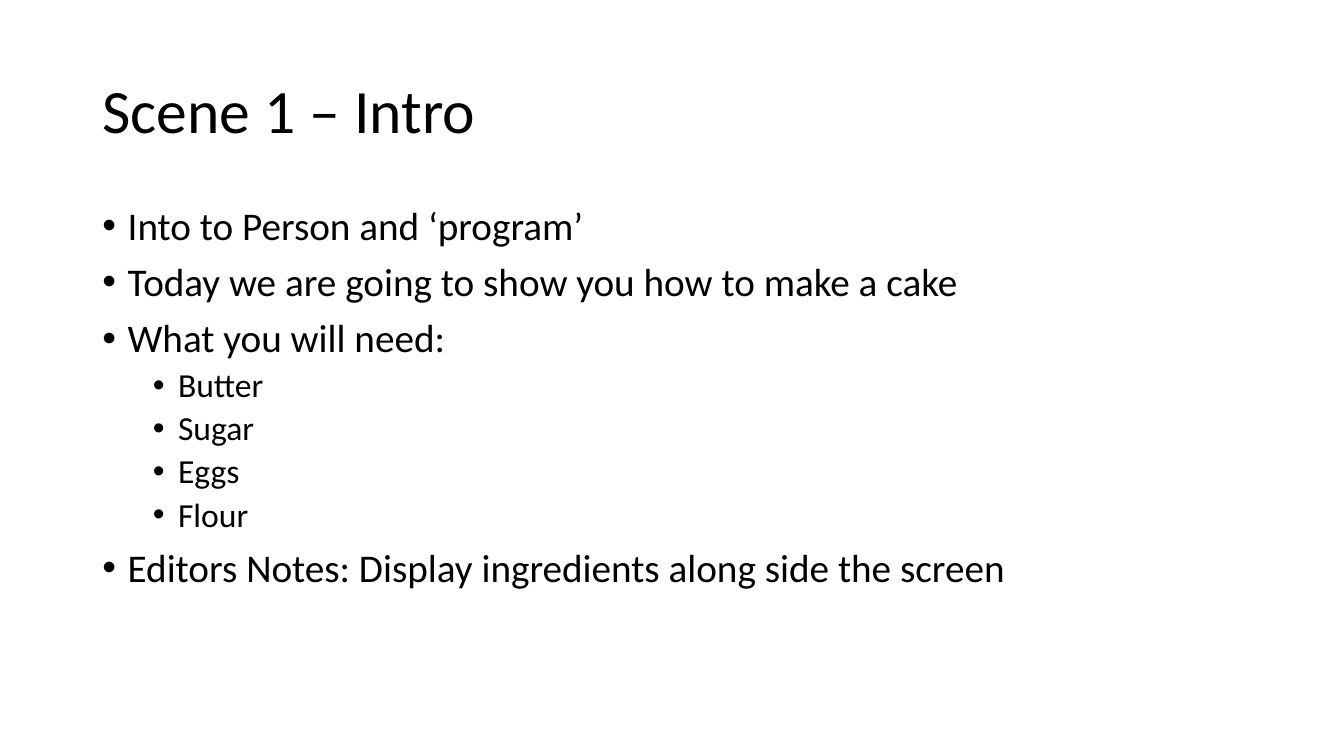
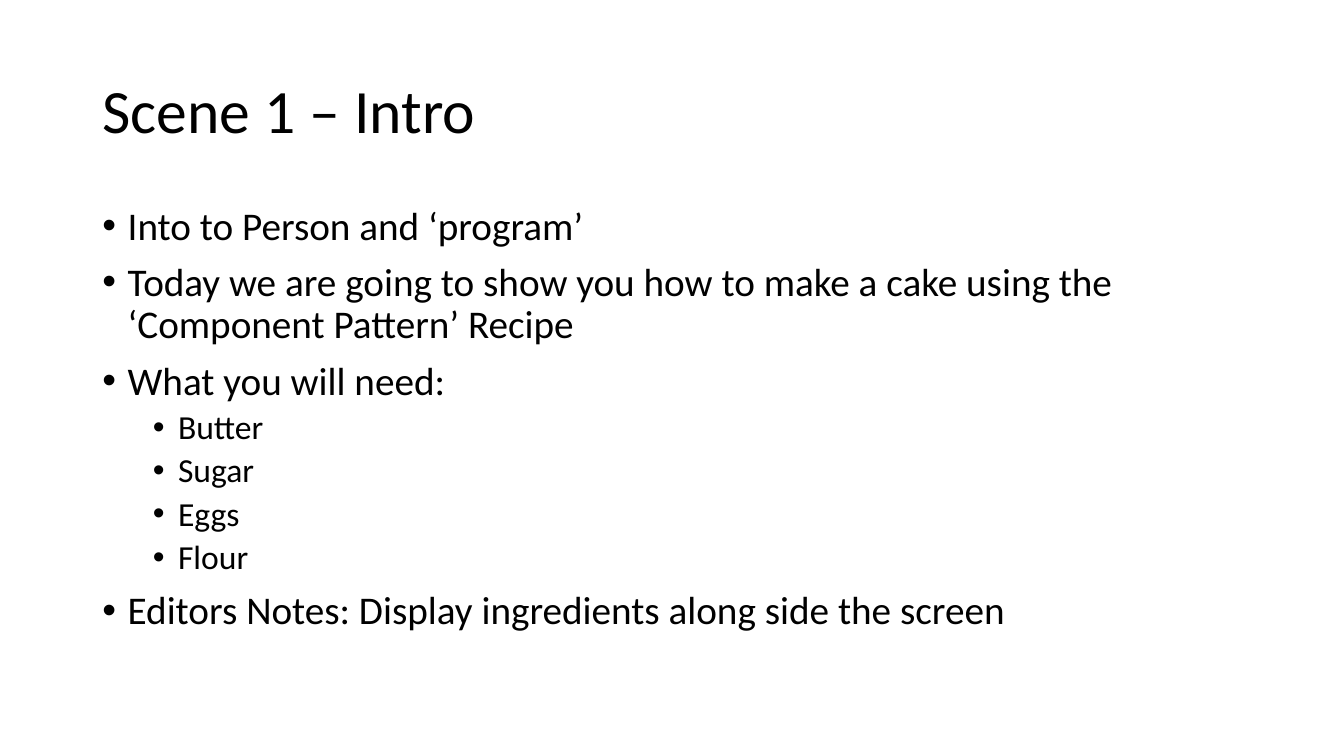
Before and after one commit to gavinhenderson/AC31009-Component, a slide deck: slide 3 of video/StoryBoard.pptx. Drawn at 1344x756 pixels with LibreOffice and Linux fonts; fonts in the diff are those of the drawing. Boxes give left, top, right and bottom in pixels: in the first picture for what was removed or moved away, otherwise in the second. Text is boxed around its words. In the diff, an @@ line names an element or a change of style, - is before the commit and + after.

```diff
--- a/video/StoryBoard.pptx
+++ b/video/StoryBoard.pptx
@@ text at (128, 268, 1112, 345): text changed @@
-• Today we are going to show you how to make a cake
+• Today we are going to show you how to make a cake using the ‘Component Pattern’ Recipe
```
Also in this commit, not shown: 2 other slides changed.
